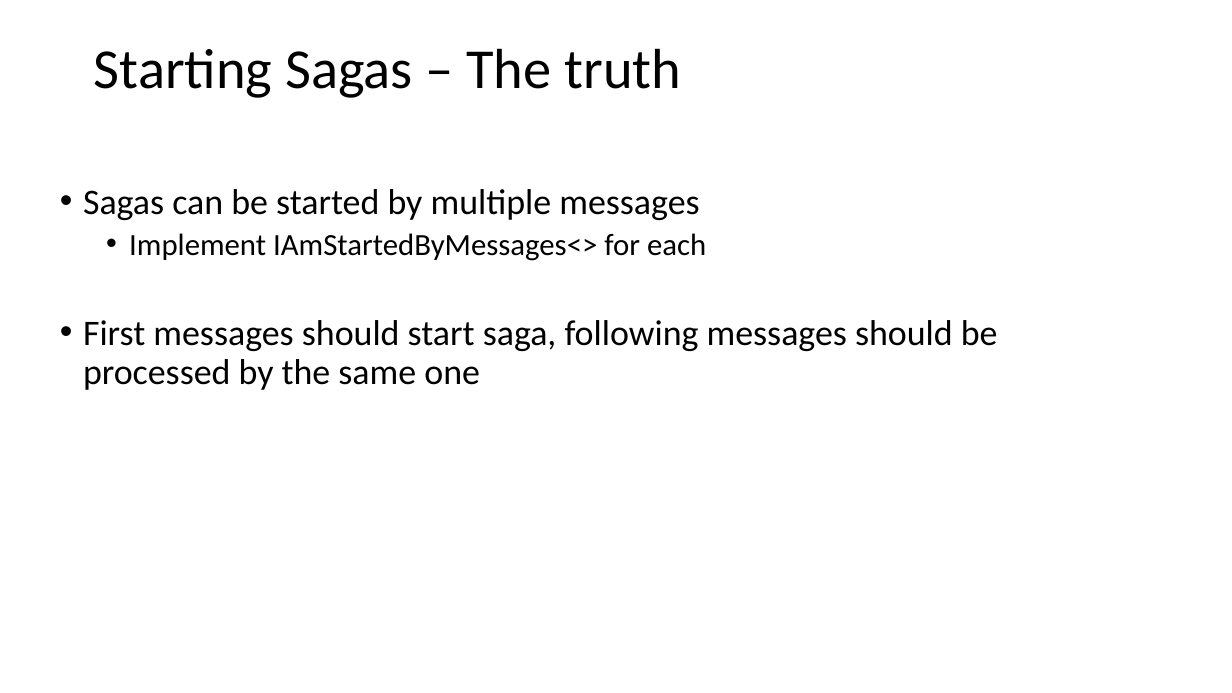
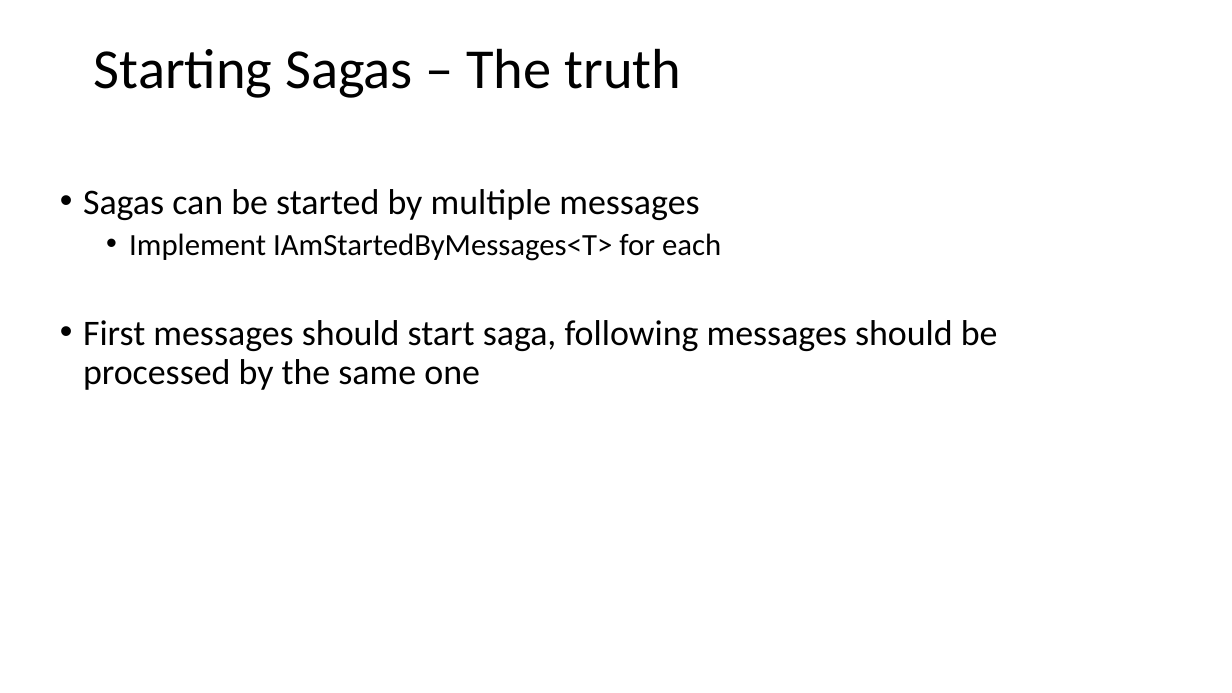
Before and after one commit to Particular/SagaMasterClass, a slide deck: slide 17 of SagaMasterClass.pptx. Drawn at 1232x693 pixels with LibreOffice and Linux fonts; fonts in the diff are those of the drawing. Boxes give left, top, right and bottom in pixels: in the first picture for what was removed or moved away, otherwise in the second. Text is boxed around its words. In the diff, an @@ line names an element or a change of style, - is before the commit and + after.

```diff
--- a/SagaMasterClass.pptx
+++ b/SagaMasterClass.pptx
@@ text at [129, 233, 721, 261]: text changed @@
-  • Implement IAmStartedByMessages<> for each
+  • Implement IAmStartedByMessages<T> for each
```
Also in this commit, not shown: 11 other slides changed, 1 other file.
